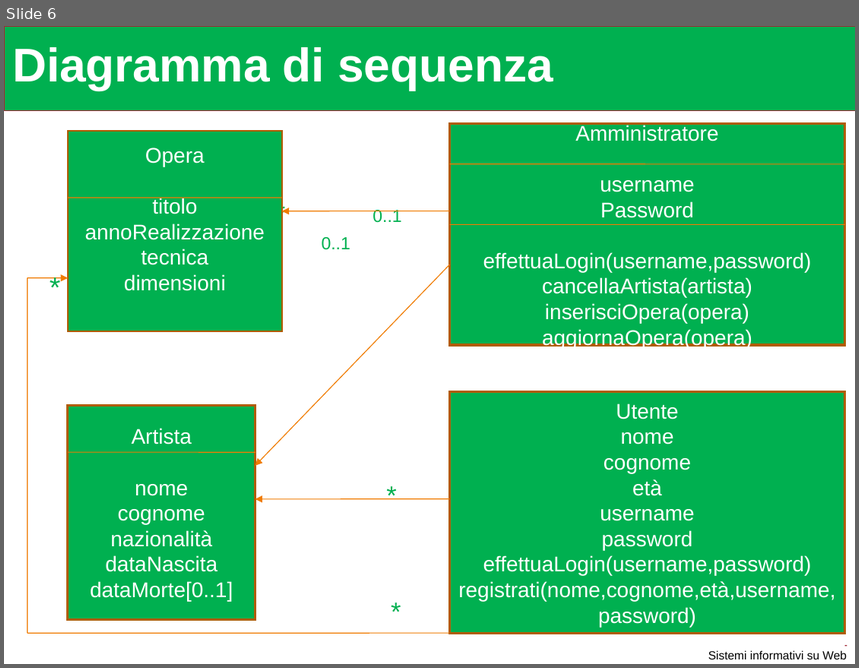
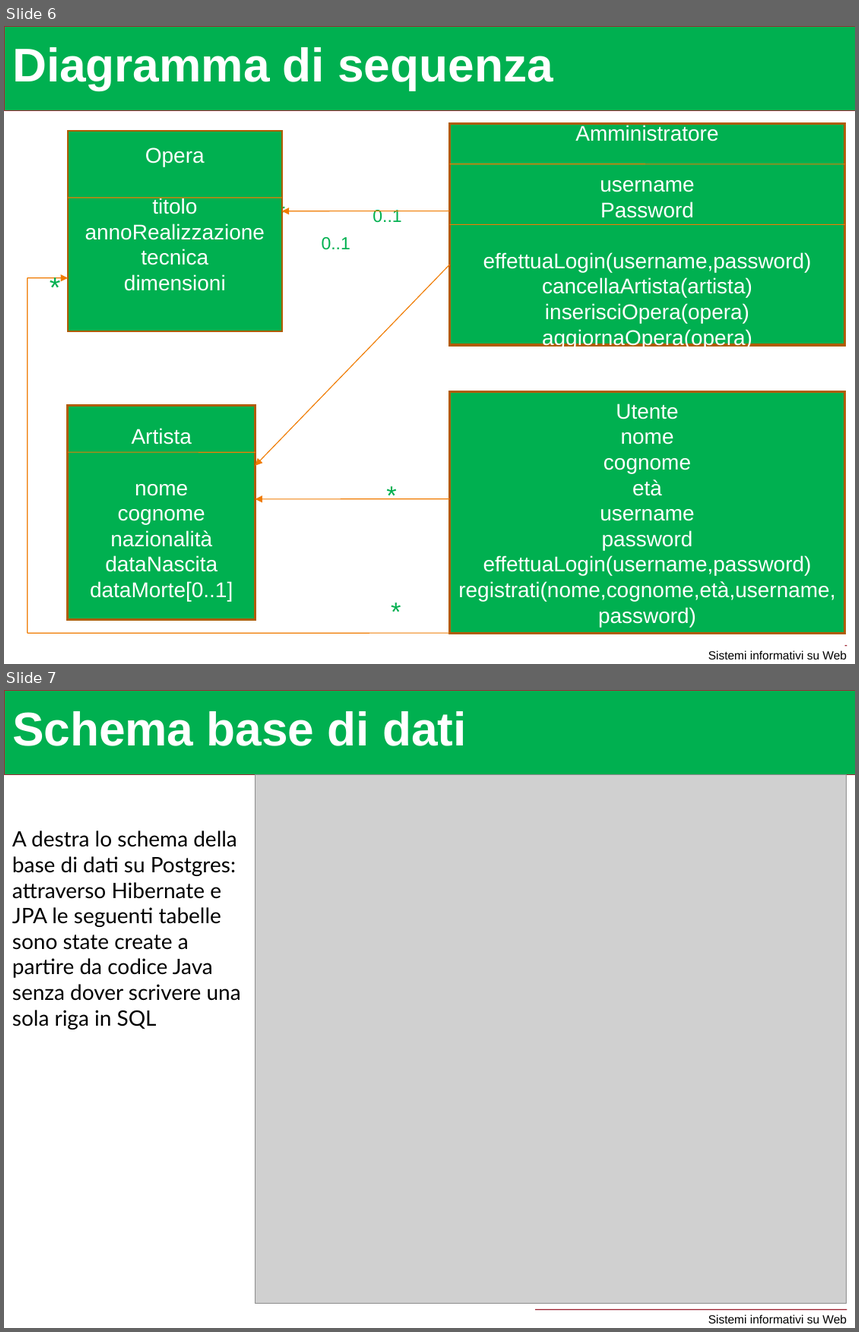
Before and after one commit to Zefyrus94/progettoSiw2017, a slide deck: galleria/casi d'uso e DCD.ppt. Shown one above the other, each under a label of ours: slide 6 before the commit, slides 6 and 7 after it. The pictures are 859x668 and 859x1332 pixels, drawn with LibreOffice and Linux fonts; fonts in the diff are those of the drawing; grey boxes stand for pictures. Boxes give left, top, right and bottom in pixels: in the first picture for what was removed or moved away, otherwise in the second. Text is boxed around its words. In the diff, an @@ line names an element or a change of style, - is before the commit and + after.

Commit message:
modifica schemi basi di dati e documento .ppt

```diff
--- a/galleria/casi d'uso e DCD.ppt
+++ b/galleria/casi d'uso e DCD.ppt
@@ slide 7 added at box(4, 690, 855, 1328), background #FFFFFF; not listed: 3 template elements that a slide beside it also shows @@
@@ title added at box(4, 690, 855, 774), fill #00B050, outline #9F2936 0.74 pt, 40 pt, text #FFFFFF, bold @@
+Schema base di dati
@@ picture added at box(255, 774, 847, 1304) @@
@@ text added at box(12, 831, 241, 1030), 18 pt, text #000000 @@
+A destra lo schema della
+base di dati su Postgres:
+attraverso Hibernate e
+JPA le seguenti tabelle
+sono state create a
+partire da codice Java
+senza dover scrivere una
+sola riga in SQL
```
Also in this commit, not shown: 1 slide changed, 2 other files.
